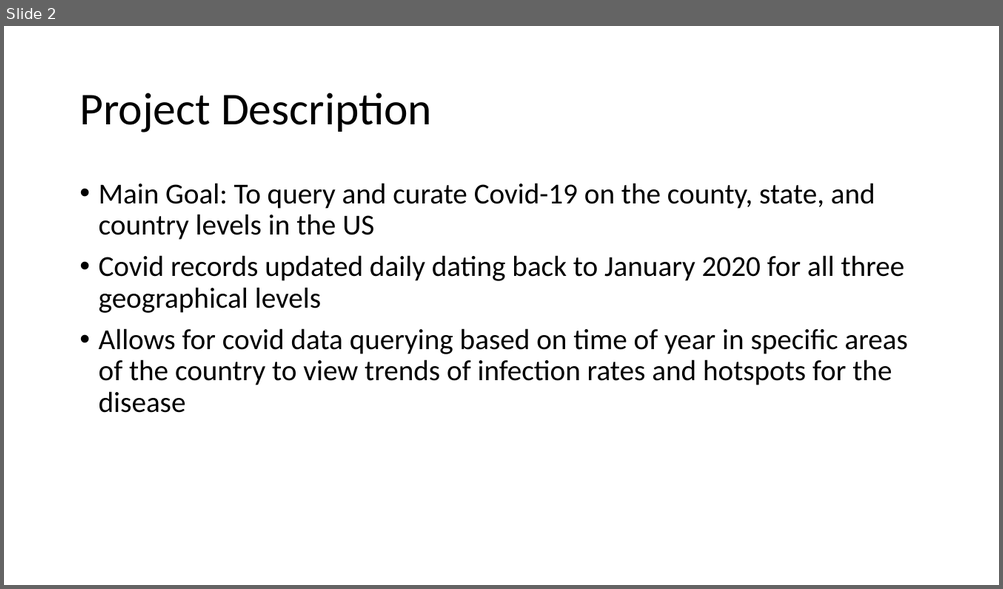
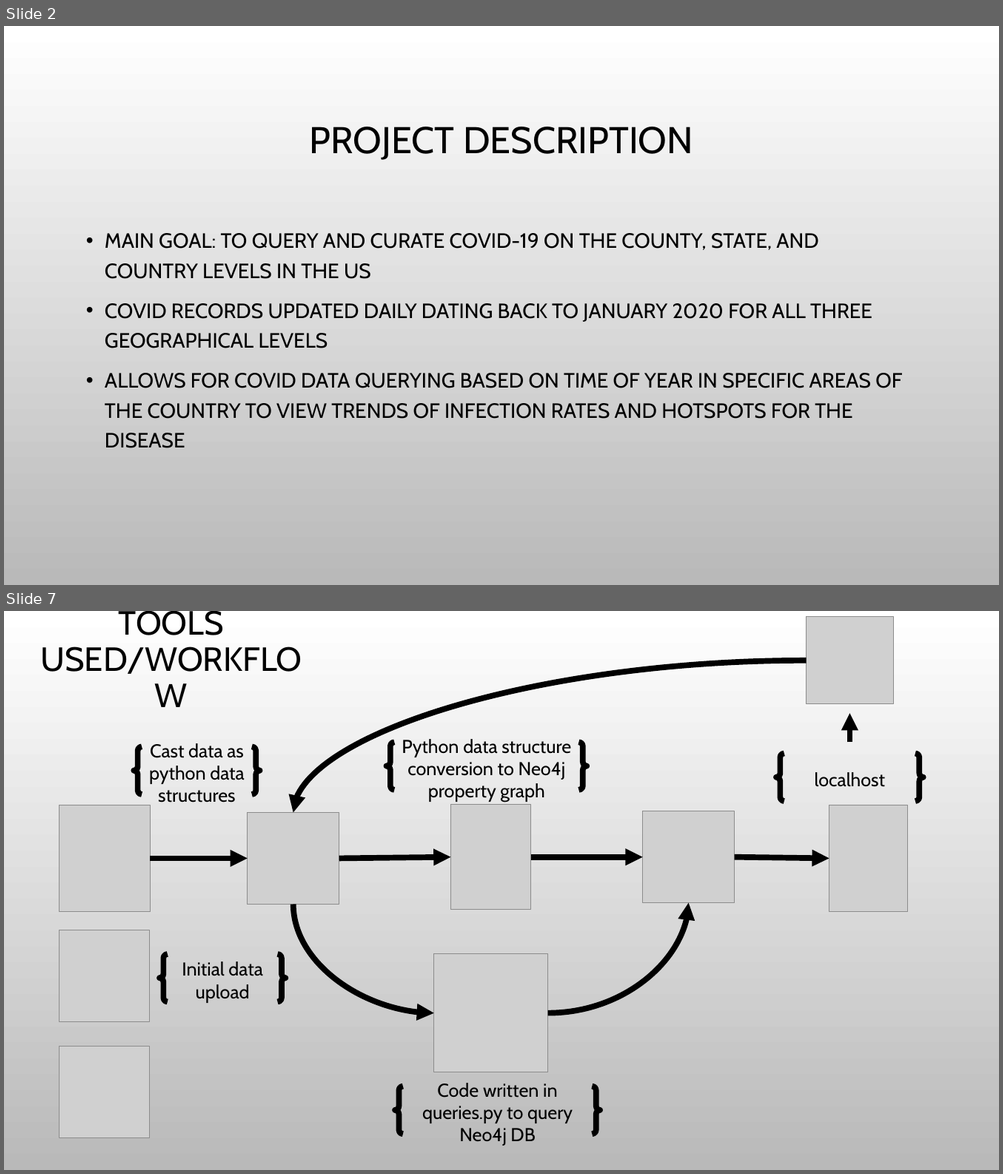
Before and after one commit to abpwrs/ece-5995-fa20-final-project, a slide deck: Final_presentation.pptx. Shown one above the other, each under a label of ours: slide 2 before the commit, slides 2 and 7 after it; the slides between them are not shown. The pictures are 1003x589 and 1003x1174 pixels, drawn with LibreOffice and Linux fonts; fonts in the diff are those of the drawing; grey boxes stand for pictures; background and template pictures are left out. Boxes give left, top, right and bottom in pixels: in the first picture for what was removed or moved away, otherwise in the second. Text is boxed around its words. In the diff, an @@ line names an element or a change of style, - is before the commit and + after.

Commit message:
Added Mongo DB model diagram, workflow diagram

```diff
--- a/Final_presentation.pptx
+++ b/Final_presentation.pptx
@@ slide 7 added at [4, 611, 999, 1170], background picture (left out) @@
@@ title added at [41, 611, 302, 674], 32.4 pt, text #000000 @@
+TOOLS USED/WORKFLOW
@@ picture added at [806, 617, 893, 704] @@
@@ curved arrow added from (806, 661) to (293, 812), #000000 5.5 pt @@
@@ arrow added from (849, 742) to (849, 713), #000000 5.5 pt @@
@@ brace pair added at [386, 742, 586, 790], outline #000000 5.5 pt, 18 pt, text #000000 @@
+Python data structure conversion to Neo4j property graph
@@ brace pair added at [134, 747, 260, 795], outline #000000 5.5 pt, 18 pt, text #000000 @@
+Cast data as python data structures
@@ brace pair added at [777, 754, 923, 801], outline #000000 5.5 pt, 18 pt, text #000000 @@
+localhost
@@ picture added at [60, 805, 151, 911] @@
@@ picture added at [451, 805, 532, 910] @@
@@ picture added at [829, 805, 908, 911] @@
@@ picture added at [247, 812, 339, 904] @@
@@ picture added at [643, 812, 734, 903] @@
@@ arrow added from (151, 859) to (247, 859), #000000 5.5 pt @@
@@ arrow added from (339, 859) to (451, 857), #000000 5.5 pt @@
@@ arrow added from (531, 857) to (643, 857), #000000 5.5 pt @@
@@ arrow added from (734, 857) to (829, 859), #000000 5.5 pt @@
@@ curved arrow added from (293, 904) to (434, 1013), #000000 5.5 pt @@
@@ curved arrow added from (548, 1013) to (688, 903), #000000 5.5 pt @@
@@ picture added at [60, 931, 150, 1022] @@
@@ brace pair added at [159, 954, 285, 1002], outline #000000 5.5 pt, 18 pt, text #000000 @@
+Initial data upload
@@ picture added at [434, 954, 548, 1072] @@
@@ picture added at [60, 1047, 150, 1139] @@
@@ brace pair added at [395, 1087, 600, 1135], outline #000000 5.5 pt, 18 pt, text #000000 @@
+Code written in queries.py to query Neo4j DB
@@ slide 2 changed as well @@
@@ background #FFFFFF to picture (left out) @@
@@ title at [310, 127, 693, 160]: text changed; size 44 to 36 pt; font Calibri to Cabin @@
-Project Description
+PROJECT DESCRIPTION
@@ text at [105, 233, 902, 449]: text changed; size 28 to 20 pt; font Calibri to Cabin @@
-• Main Goal: To query and curate Covid-19 on the county, state, and country levels in the US
-• Covid records updated daily dating back to January 2020 for all three geographical levels
-• Allows for covid data querying based on time of year in specific areas of the country to view trends of infection rates and hotspots for the disease
+• MAIN GOAL: TO QUERY AND CURATE COVID-19 ON THE COUNTY, STATE, AND COUNTRY LEVELS IN THE US
+• COVID RECORDS UPDATED DAILY DATING BACK TO JANUARY 2020 FOR ALL THREE GEOGRAPHICAL LEVELS
+• ALLOWS FOR COVID DATA QUERYING BASED ON TIME OF YEAR IN SPECIFIC AREAS OF THE COUNTRY TO VIEW TRENDS OF INFECTION RATES AND HOTSPOTS FOR THE DISEASE
```
Also in this commit, not shown: 10 other slides changed.
